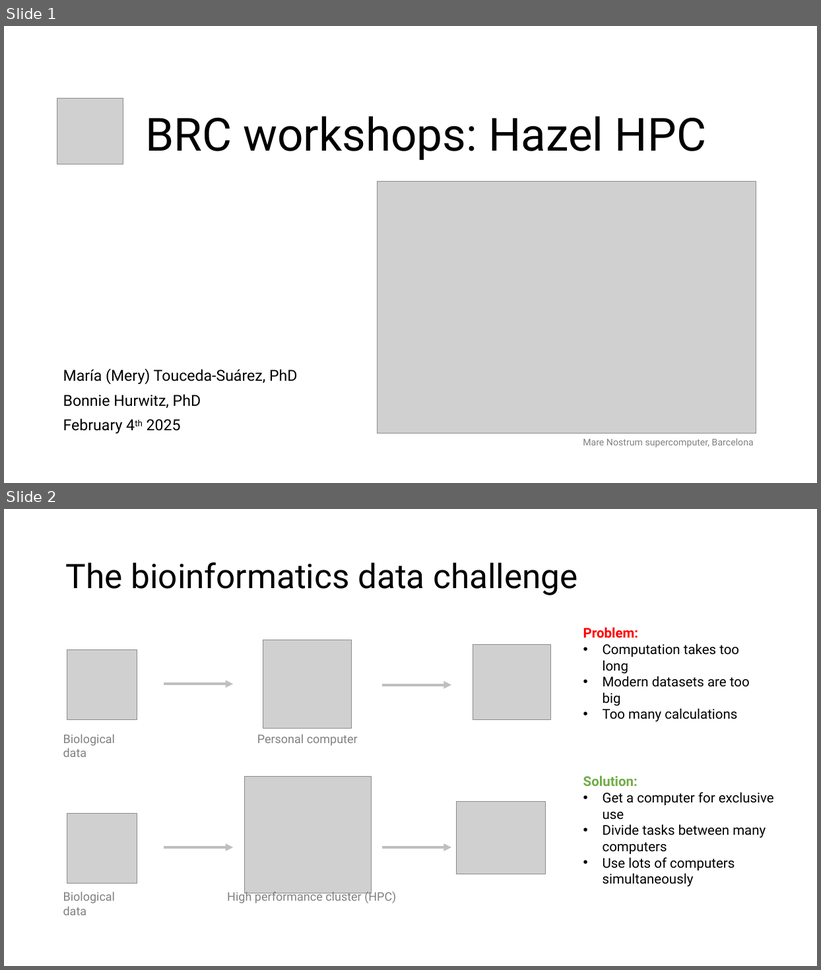
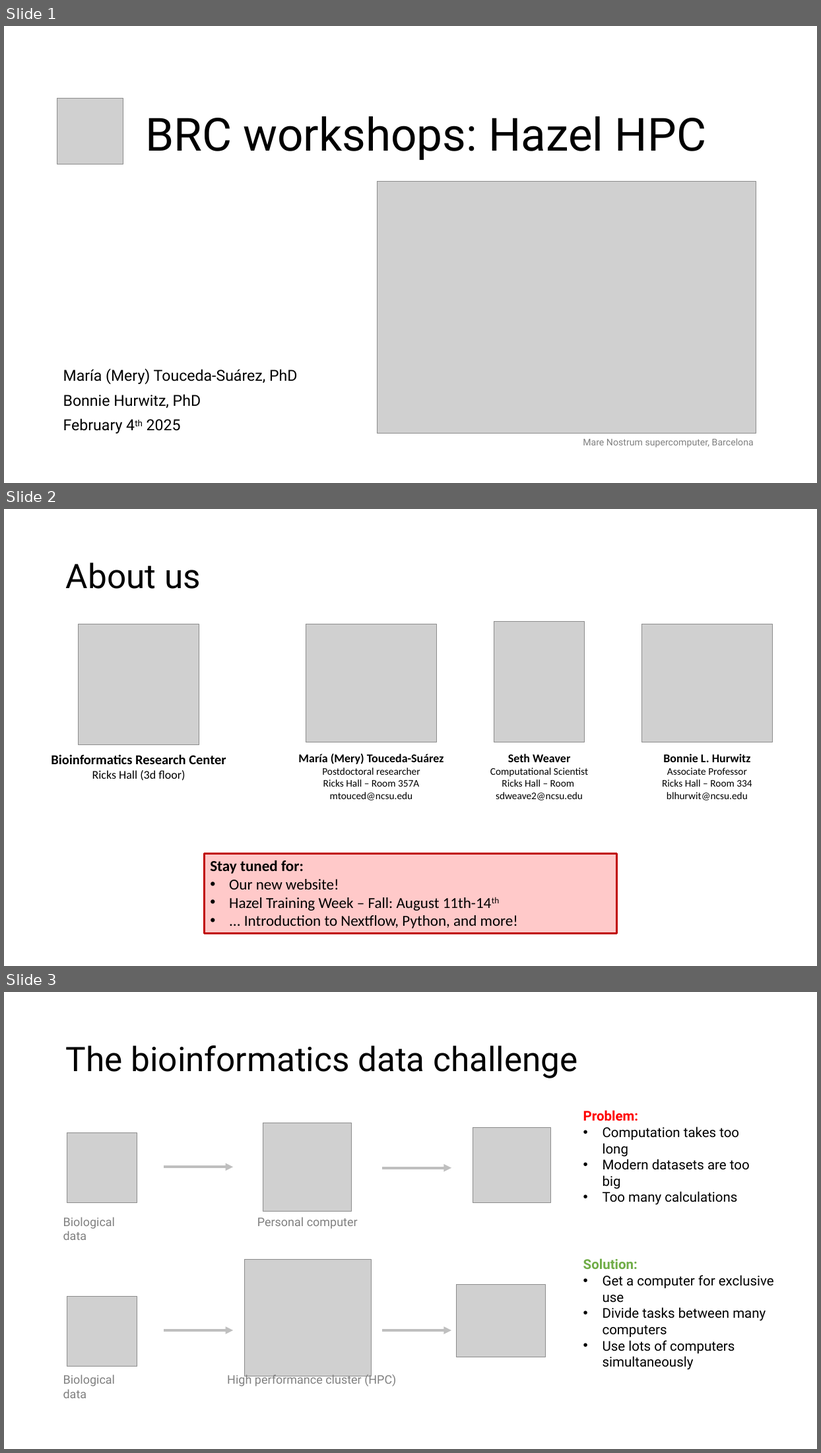
Before and after one commit to hurwitzlab/brc_hazel_training, a slide deck: slides/brc_hazel_week_d1.pptx. Shown one above the other, each under a label of ours: slides 1 and 2 before the commit, slides 1, 2 and 3 after it. The pictures are 821x970 and 821x1453 pixels, drawn with LibreOffice and Linux fonts; fonts in the diff are those of the drawing; grey boxes stand for pictures. Boxes give left, top, right and bottom in pixels: in the first picture for what was removed or moved away, otherwise in the second. Text is boxed around its words. In the diff, an @@ line names an element or a change of style, - is before the commit and + after.

```diff
--- a/slides/brc_hazel_week_d1.pptx
+++ b/slides/brc_hazel_week_d1.pptx
@@ slide 2 added at (4, 509, 817, 966), background #FFFFFF @@
@@ title added at (66, 562, 201, 589), 40 pt, text #000000 @@
+About us
@@ picture added at (79, 625, 200, 745) @@
@@ picture added at (306, 625, 436, 742) @@
@@ picture added at (494, 622, 585, 743) @@
@@ picture added at (642, 625, 773, 742) @@
@@ text added at (51, 755, 226, 781), 16 pt, text #000000, bold @@
+Bioinformatics Research Center
+Ricks Hall (3d floor)
@@ text added at (298, 754, 444, 801), 12 pt, text #000000 @@
+María (Mery) Touceda-Suárez
+Postdoctoral researcher
+Ricks Hall – Room 357A
+mtouced@ncsu.edu
@@ text added at (490, 754, 588, 801), 12 pt, text #000000 @@
+Seth Weaver
+Computational Scientist
+Ricks Hall – Room
+sdweave2@ncsu.edu
@@ text added at (662, 754, 752, 801), 12 pt, text #000000 @@
+Bonnie L. Hurwitz
+Associate Professor
+Ricks Hall – Room 334
+blhurwit@ncsu.edu
@@ rectangle added at (204, 854, 617, 933), fill #FF0000 at 21% opacity, outline #C00000 2.25 pt, 18 pt, text #000000 @@
+Stay tuned for:
+• Our new website!
+• Hazel Training Week – Fall: August 11th-14th
+• ... Introduction to Nextflow, Python, and more!
@@ what was slide 2 is now slide 3 @@
```
Also in this commit, not shown: 1 slide changed, 1 other slide added, 3 other files.
